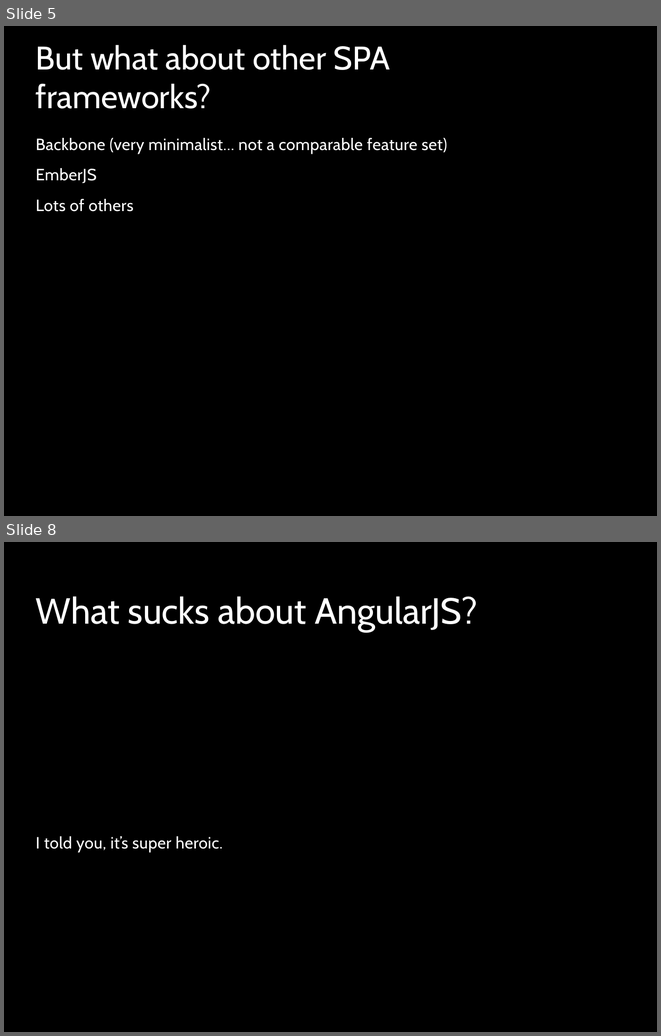
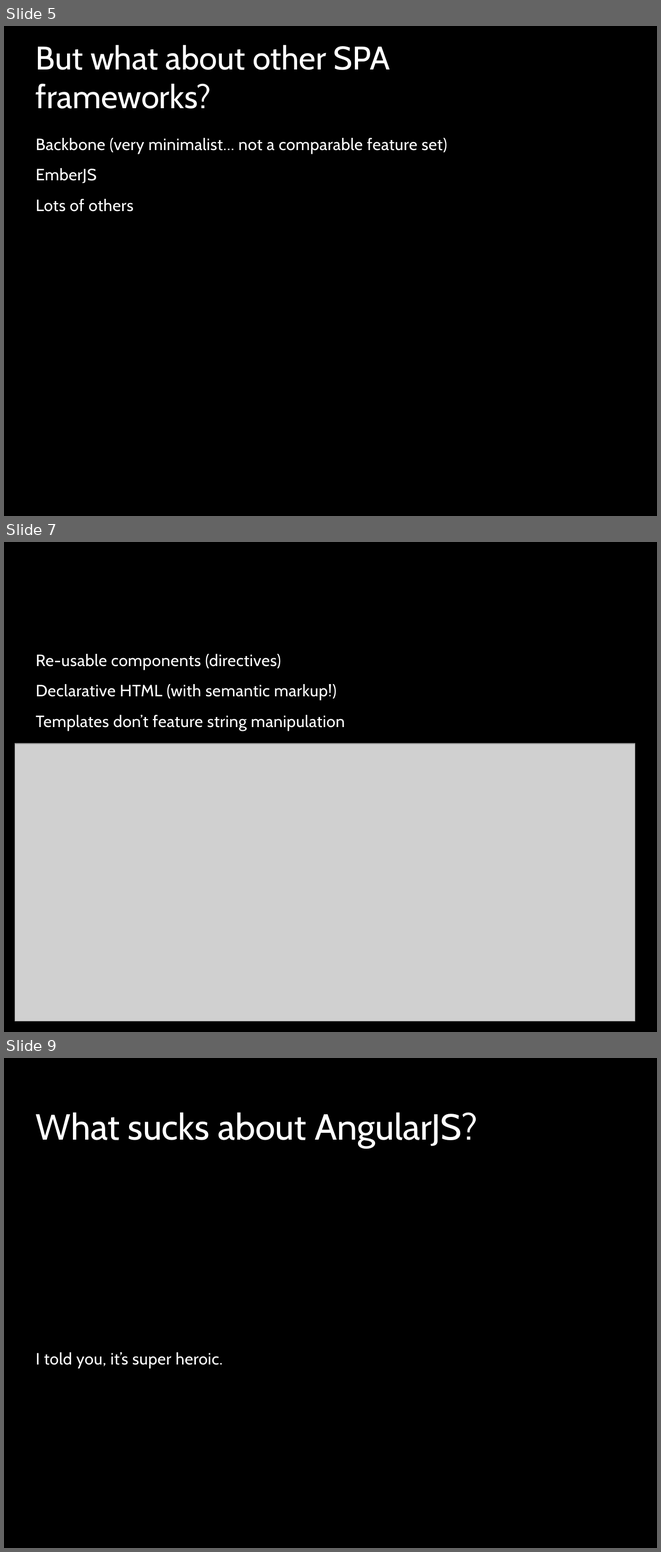
Before and after one commit to kevinkemp/Presentations, a slide deck: angularjs/AngularJS.pptx. Shown one above the other, each under a label of ours: slides 5 and 8 before the commit, slides 5, 7 and 9 after it; the slides between them are not shown. The pictures are 661x1036 and 661x1552 pixels, drawn with LibreOffice and Linux fonts; fonts in the diff are those of the drawing; grey boxes stand for pictures; background and template pictures are left out. Boxes give left, top, right and bottom in pixels: in the first picture for what was removed or moved away, otherwise in the second. Text is boxed around its words. In the diff, an @@ line names an element or a change of style, - is before the commit and + after.

```diff
--- a/angularjs/AngularJS.pptx
+++ b/angularjs/AngularJS.pptx
@@ slide 7 added at box(4, 542, 657, 1032), background picture (left out); not listed: 1 template element that a slide beside it also shows @@
@@ text added at box(36, 654, 345, 730), 18 pt, text #FFFFFF @@
+Re-usable components (directives)
+Declarative HTML (with semantic markup!)
+Templates don’t feature string manipulation
@@ picture added at box(15, 743, 635, 1021) @@
@@ what was slide 8 is now slide 9 @@
```
Also in this commit, not shown: 3 slides changed.
